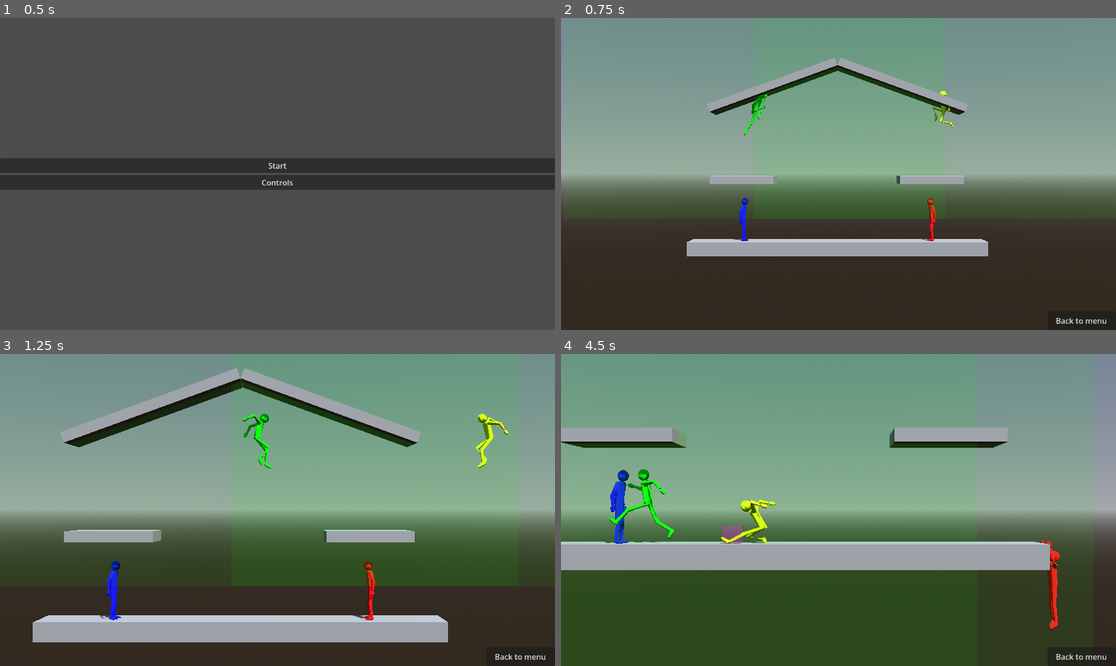
Above: before the commit, frames 1-4 (two rows, left to right).
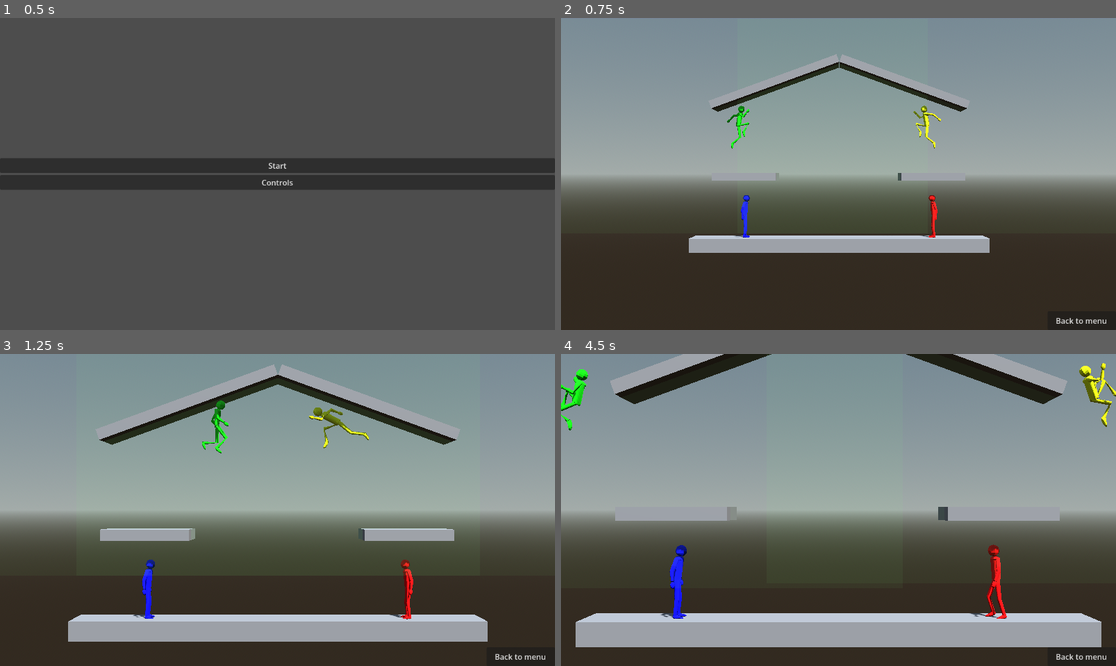
Above: after the commit, the same moments.

Repository: CocoMarck/SuperSmashTux
Game: Godot game, scene res://scenes/main.tscn
Same seed, same stepped clock (60 frames per second), same inputs: the game is played once before the commit and once after it.
Inputs (mouse positions are in pixels of both pictures, inside the frame that each line leads up to):
- Up to frame 1 (0.5 s): no input
- Up to frame 2 (0.75 s): click "Start" at 0.5 s
- Up to frame 3 (1.25 s): no input
- Up to frame 4 (4.5 s): tap Enter at 1.25 s; move the mouse to (960, 494) at 1.27 s; hold Right (player1_move_right) 1.28-2.03 s; tap K (player1_attack) at 1.35 s; click (960, 494) at 1.42 s; tap / (player1_jump) at 1.52, 2.27, 3.77 s; move the mouse to (727, 525) at 2.02 s; hold Down (player1_move_down) 2.03-2.78 s; tap O (player1_grab) at 2.1 s; move the mouse to (894, 441) at 2.77 s; hold Right (player1_move_right) 2.78-3.53 s; tap L (player1_power_attack) at 2.85 s; move the mouse to (810, 572) at 3.52 s; hold Up (player1_move_up) 3.53-4.28 s; tap P (player1_shield) at 3.6 s; click (810, 572) at 3.67 s; move the mouse to (1005, 556) at 4.27 s; hold Left (player1_move_left) from 4.28 s (still down); hold . (player1_walk) from 4.28 s (still down)

Frame 1 is identical in both runs. In frame 2, 4.4% of the frame differs, in the area x 22-78%, y 11-77%; in frame 3, 13%; in frame 4, 38%, in the area x 0-100%, y 0-100%.

Commit message:
Better recoevery

Diff:
--- a/scripts/npc.gd
+++ b/scripts/npc.gd
@@ -8,12 +8,17 @@
 - Cuando el NPC detecta esta en el aire y detecta una plataforma cercana, intentara llegar a ella.
 '''
 
+# NPC Enums
+enum NPCState {
+	IDLE, RUN, WALK, CROUCH
+}
+
 # NPC
 var _try_recovery = false
-var _invert_pin = false
 var _npc_horizontal_move = true
 var _pin_left = true
 var _pin_right = false
+var _pin_down = false
 
 # Rango de vista del NPC.
 var _detection_area : Area3D
@@ -22,6 +27,23 @@
 
 # Detección de objetos
 var _detected_platforms : Array[Platform] = []
+
+# Timer cambio de dirección aleatorio.
+var _invert_horizontal_direction_intervals : Array[float] = [5.0, 3.0, 1.0]
+var _count_invert_horizontal_direction : float = 0.0
+
+# Timer cambio de velocidad aleatoria.
+var _change_speed_intervals: Array[float] = [5.0, 4.0, 3.0]
+var _count_change_speed : float = 0.0
+var _speeds : Array[NPCState] = [
+	NPCState.IDLE, NPCState.RUN, NPCState.WALK, NPCState.CROUCH]
+
+# Funciones | Apariencia.
+func _get_default_material() -> Material:
+	'''
+	Material propio de los NPC.
+	'''
+	return GlobalUtils.NPC_MATERIAL
 
 # Funciones | Detección de objetos
 func check_nearby_objects(delta: float) -> void:
@@ -100,69 +122,124 @@
 	# Obtener diferencias
 	return get_nearest_position(positions)
 
-# Funciones | Apariencia.
-func _get_default_material() -> Material:
-	'''
-	Material propio de los NPC.
-	'''
-	return GlobalUtils.NPC_MATERIAL
-
-# Funciones | Procesar AI
-func _process_ai(delta: float, frame: FrameMotionSignals):
-	'''
-	Recomendado hacer esto modular, por ahora puede ser súper monolítico.
-	'''
-	# Detectar objetos mas que entraron al area y trabajar con ello.
-	check_nearby_objects(delta)
-	if _detected_platforms.size() > 0:
-		var nearest_platform_position = get_nearest_platform_position()
-		print("Posición de plataforma mas cercana: ", nearest_platform_position)
-
+func directional_orientation_relative_to_oneself(target_position: Vector3) -> Vector3:
+	var direction :Vector3 = Vector3.ZERO
+	if global_position.x > target_position.x:
+		direction.x = -1.0
+	elif global_position.x < target_position.x:
+		direction.x = 1.0
+	if global_position.y > target_position.y:
+		direction.y = -1.0
+	elif global_position.y < target_position.y:
+		direction.y = -1.0
+	return direction
+
+# Funciones | Cambios aleatoreos, para que no sea predecible
+func _get_random_directional_interval() -> float:
+	return _invert_horizontal_direction_intervals[
+		randi() %_invert_horizontal_direction_intervals.size() ]
+
+func _get_random_speed_interval() -> float:
+	return _change_speed_intervals[ randi() %_change_speed_intervals.size() ]
+
+func _get_random_speed_state() -> NPCState:
+	return _speeds[ randi() %_speeds.size() ]
+
+# Funciones movimiento AI
+func _invert_horizontal_move():
+	if _pin_left:
+		_pin_right = true
+		_pin_left = false
+	elif _pin_right:
+		_pin_left = true
+		_pin_right = false
+
+func _random_horizontal_move(delta: float):
+	# Movimiento horizontal aleatoreo
+	if _count_invert_horizontal_direction >= _get_random_directional_interval():
+		_count_invert_horizontal_direction = 0.0
+		_invert_horizontal_move()
+	_count_invert_horizontal_direction += delta
+
+func _random_speed_move(delta: float):
+	if _count_change_speed >= _get_random_speed_interval():
+		_count_change_speed = 0.0
+		var state :NPCState = _get_random_speed_state()
+		_npc_horizontal_move = true
+		_pin_down = false
+		match state:
+			NPCState.IDLE:
+				_npc_horizontal_move = false
+			NPCState.RUN:
+				_walk = false
+			NPCState.WALK:
+				_walk = true
+			NPCState.CROUCH:
+				_pin_down = true
+	_count_change_speed += delta
+
+func _collect_input() -> void:
 	# Todavia no tiene movimiento horizontal, solo salta en su lugar.
 	_move_left = false
 	_move_right = false
 	_move_up = false
 	_move_down = false
+	_jump = false
+	_walk = false
+	#_power_attack = false
 	_attack = false
-	_jump = false
-	_move_down = false
+
+# Funciones | Procesar AI
+func _process_ai(delta: float, frame: FrameMotionSignals):
+	'''
+	Recomendado hacer esto modular, por ahora puede ser súper monolítico.
+	'''
+	# En person sucede primero el `_collect_input()`
+
+	# Detectar objetos mas que entraron al area y trabajar con ello.
+	check_nearby_objects(delta)
 
 	# Validar que existan datos para el NPC
 	if frame == null:
 		return
 
 	# Mover NPC
-	_invert_pin = false
 	if not frame.vertical_force_signals.on_floor and not _try_recovery:
-		_invert_pin = true
 		_try_recovery = true
-		_jump = true
 	if _try_recovery and frame.vertical_force_signals.on_floor:
 		_try_recovery = false
-		_attack = true
-
-
-	if _npc_horizontal_move:
-		# Invertir dirección
-		if _invert_pin:
-			if _pin_left:
-				_pin_right = true
-				_pin_left = false
-			elif _pin_right:
-				_pin_left = true
-				_pin_right = false
+
+	if _try_recovery and _detected_platforms.size() > 0:
+		var nearest_platform_position :Vector3 = get_nearest_platform_position()
+		var direction :Vector3 = directional_orientation_relative_to_oneself(
+			nearest_platform_position)
+		if direction.x == 1.0:
+			_pin_left = false
+			_pin_right = true
+		elif direction.x == -1.0:
+			_pin_left = true
+			_pin_right = false
+		if direction.y == -1.0:
+			_jump = true
+
+		print("Posición de plataforma mas cercana: ", nearest_platform_position)
+
+	# Cambio de direccion y velocidad aleatorio.
+	if not _try_recovery:
+		_random_horizontal_move(delta)
+		_random_speed_move(delta)
+
+	# Commit de Mover
+	if _npc_horizontal_move or _try_recovery:
 		# Mover, ya sea izq o der. No ambos.
 		if not (_pin_left and _pin_right):
 			_move_left = _pin_left
 			_move_right = _pin_right
-
-	if frame.vertical_force_signals.on_floor:
-		_jump = false
-
-# Funciones | Probablemente no se use
-func _collect_input() -> void:
-	pass
-
+	if _pin_down:
+		_move_down = true
+
+
+# Inicializar area de detección/vista de NPC
 func _ready():
 	super()
 
@@ -190,7 +267,7 @@
 
 	# Detection area | Material
 	var material := StandardMaterial3D.new()
-	material.albedo_color = Color(0.0, 1.0, 0.0, 0.075)
+	material.albedo_color = Color(0.5, 1.0, 0.5, 0.05)
 	material.transparency = BaseMaterial3D.TRANSPARENCY_ALPHA
 	material.shading_mode = BaseMaterial3D.SHADING_MODE_UNSHADED
 
